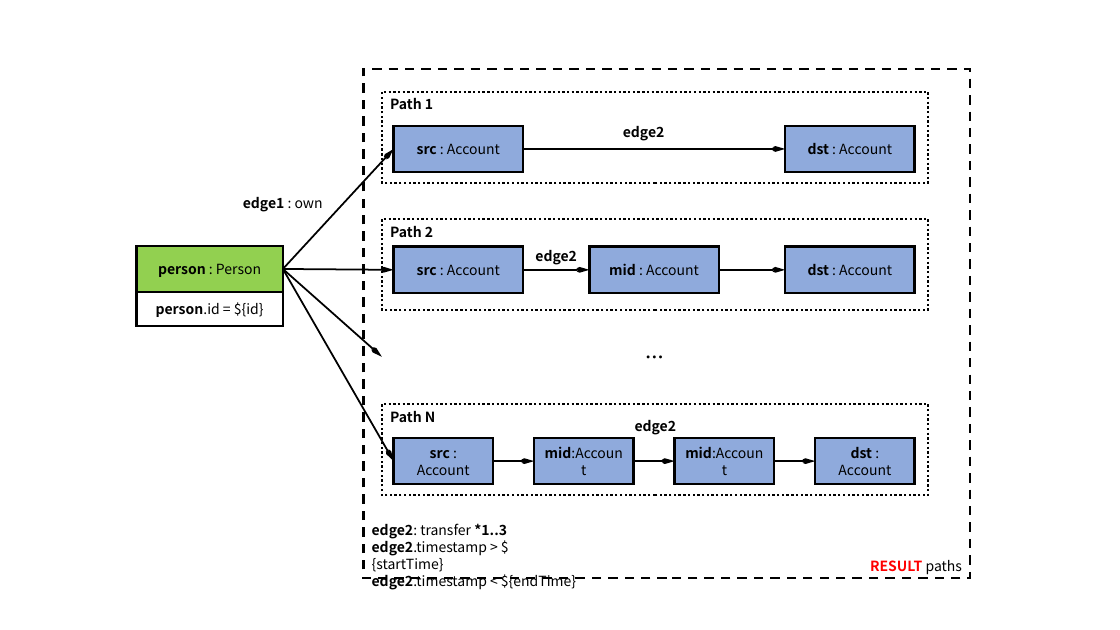
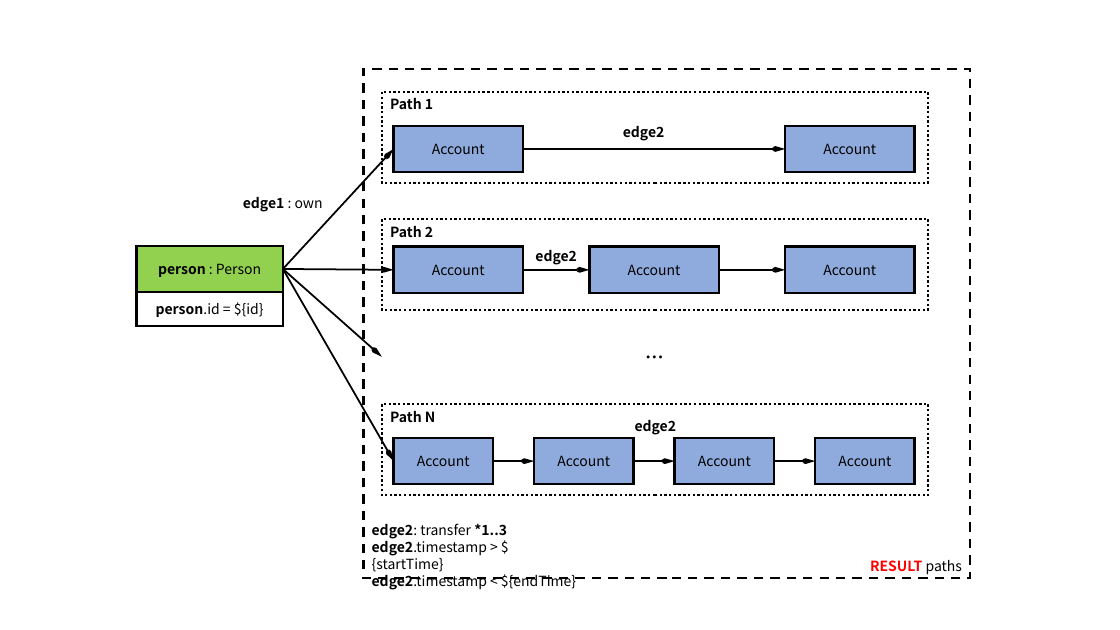
Before and after one commit to ldbc/ldbc_finbench_docs, a slide deck: slide 5 of patterns/transaction-complex-read.pptx. Drawn at 1120x630 pixels with LibreOffice and Linux fonts; fonts in the diff are those of the drawing. Boxes give left, top, right and bottom in pixels: in the first picture for what was removed or moved away, otherwise in the second. Text is boxed around its words. In the diff, an @@ line names an element or a change of style, - is before the commit and + after.

```diff
--- a/patterns/transaction-complex-read.pptx
+++ b/patterns/transaction-complex-read.pptx
@@ text in rectangle at [432, 143, 485, 154]: text changed @@
-src : Account
+Account
@@ text in rectangle at [823, 143, 876, 154]: text changed @@
-dst : Account
+Account
@@ text in rectangle at [432, 264, 485, 275]: text changed @@
-src : Account
+Account
@@ text in rectangle at [628, 264, 681, 275]: text changed @@
-mid : Account
+Account
@@ text in rectangle at [823, 264, 876, 275]: text changed @@
-dst : Account
+Account
@@ text in rectangle at [417, 455, 470, 466]: text changed @@
-src : Account
+Account
@@ text in rectangle at [557, 455, 610, 466]: text changed @@
-mid:Account
+Account
@@ text in rectangle at [698, 455, 751, 466]: text changed @@
-mid:Account
+Account
@@ text in rectangle at [838, 455, 891, 466]: text changed @@
-dst : Account
+Account
```
Also in this commit, not shown: 7 other slides changed, 43 other files.
